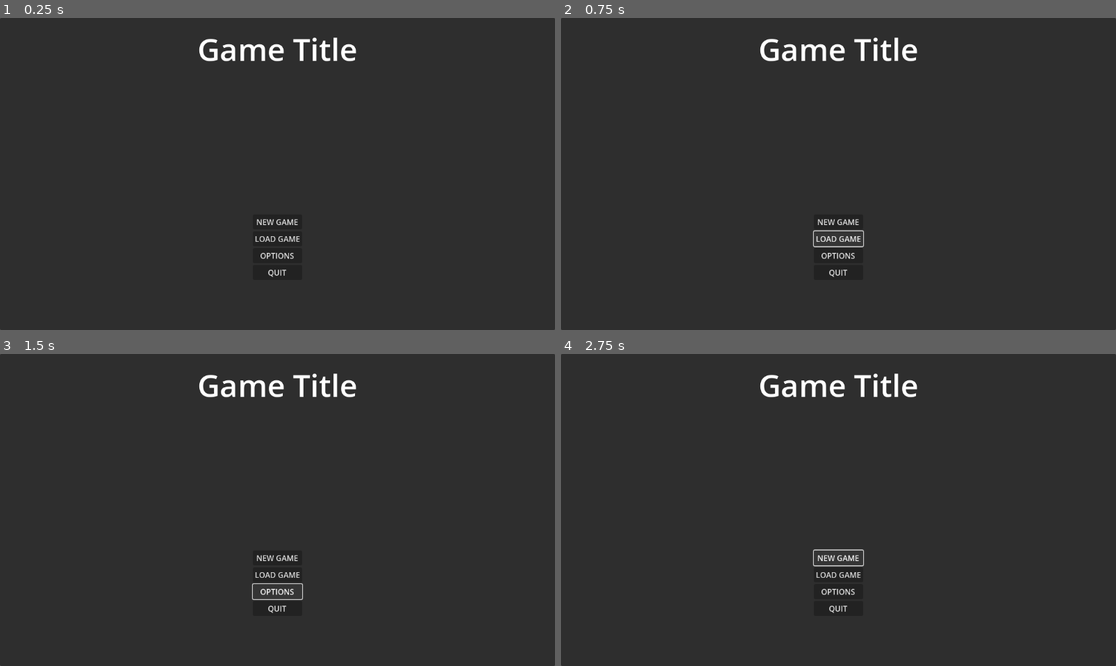
Above: before the commit, frames 1-4 (two rows, left to right).
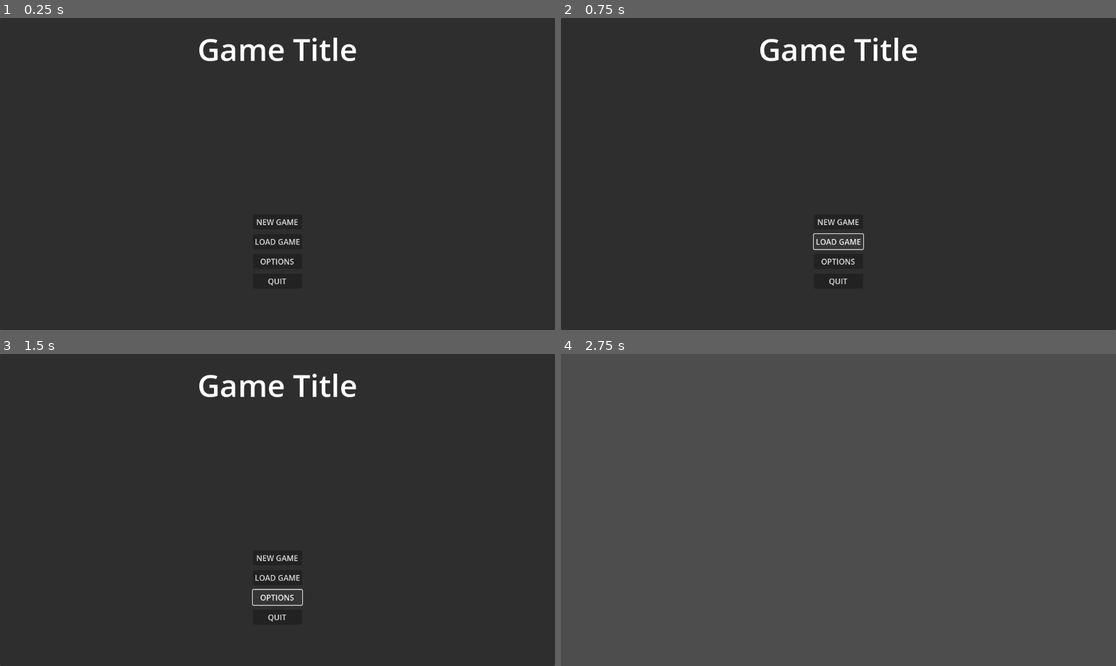
Above: after the commit, the same moments.

Repository: emre-buruk007/Godot-RPG
Game: Godot game, scene res://Scenes/GameScreens/main_menu.tscn
The game is run twice, just before and just after one commit, with the same random seed, the same clock (stepped at 60 frames per second) and the same inputs. Before the commit the project has no main scene; this scene is started directly in both runs.
Inputs:
- Up to frame 1 (0.25 s): no input
- Up to frame 2 (0.75 s): click "LOAD GAME" at 0.5 s
- Up to frame 3 (1.5 s): click "OPTIONS" at 1.25 s
- Up to frame 4 (2.75 s): click "NEW GAME" at 2 s

The runs differ from the first frame. In frame 1, 0.3% of the frame differs, in the area x 45-55%, y 69-86%; in frame 2, 0.5%; in frame 3, 0.5%; in frame 4, 100%, in the area x 0-100%, y 0-100%.

Commit message:
Basic menu functionality 50%

Diff:
--- /dev/null
+++ b/Scenes/GameScreens/Scripts/main_menu.gd
@@ -0,0 +1,27 @@
+extends CanvasLayer
+
+
+# Called when the node enters the scene tree for the first time.
+func _ready():
+	pass # Replace with function body.
+
+
+# Called every frame. 'delta' is the elapsed time since the previous frame.
+func _process(delta):
+	pass
+
+
+func _on_button_new_game_pressed():
+	get_tree().change_scene_to_file("res://Scenes/Maps/world_1.tscn")
+
+
+func _on_button_load_game_pressed():
+	pass # Replace with function body.
+
+
+func _on_button_options_pressed():
+	pass # Replace with function body.
+
+
+func _on_button_quit_pressed():
+	get_tree().quit()
--- a/Scenes/GameScreens/main_menu.tscn
+++ b/Scenes/GameScreens/main_menu.tscn
@@ -1,6 +1,9 @@
-[gd_scene format=3 uid="uid://c3kqjvexf0rdd"]
+[gd_scene load_steps=2 format=3 uid="uid://c3kqjvexf0rdd"]
+
+[ext_resource type="Script" path="res://Scenes/GameScreens/Scripts/main_menu.gd" id="1_frbp4"]
 
 [node name="MainMenu" type="CanvasLayer"]
+script = ExtResource("1_frbp4")
 
 [node name="PanelContainer" type="PanelContainer" parent="."]
 anchors_preset = 15
@@ -32,9 +35,13 @@
 
 [node name="MenuButtons" type="VBoxContainer" parent="PanelContainer/MarginContainer/VBoxContainer/CenterContainer"]
 layout_mode = 2
+focus_neighbor_top = NodePath("ButtonQuit")
+focus_neighbor_bottom = NodePath("ButtonNewGame")
+theme_override_constants/separation = 10
 
 [node name="ButtonNewGame" type="Button" parent="PanelContainer/MarginContainer/VBoxContainer/CenterContainer/MenuButtons"]
 layout_mode = 2
+theme_override_constants/h_separation = 0
 text = "NEW GAME"
 
 [node name="ButtonLoadGame" type="Button" parent="PanelContainer/MarginContainer/VBoxContainer/CenterContainer/MenuButtons"]
@@ -48,3 +55,8 @@
 [node name="ButtonQuit" type="Button" parent="PanelContainer/MarginContainer/VBoxContainer/CenterContainer/MenuButtons"]
 layout_mode = 2
 text = "QUIT"
+
+[connection signal="pressed" from="PanelContainer/MarginContainer/VBoxContainer/CenterContainer/MenuButtons/ButtonNewGame" to="." method="_on_button_new_game_pressed"]
+[connection signal="pressed" from="PanelContainer/MarginContainer/VBoxContainer/CenterContainer/MenuButtons/ButtonLoadGame" to="." method="_on_button_load_game_pressed"]
+[connection signal="pressed" from="PanelContainer/MarginContainer/VBoxContainer/CenterContainer/MenuButtons/ButtonOptions" to="." method="_on_button_options_pressed"]
+[connection signal="pressed" from="PanelContainer/MarginContainer/VBoxContainer/CenterContainer/MenuButtons/ButtonQuit" to="." method="_on_button_quit_pressed"]
--- /dev/null
+++ b/Scenes/Maps/world_1.tscn
@@ -0,0 +1,3 @@
+[gd_scene format=3 uid="uid://c7mgd6gb4dfpd"]
+
+[node name="World_1" type="Node2D"]
--- a/project.godot
+++ b/project.godot
@@ -11,5 +11,6 @@
 [application]
 
 config/name="MyRPG"
+run/main_scene="res://Scenes/GameScreens/main_menu.tscn"
 config/features=PackedStringArray("4.1", "Forward Plus")
 config/icon="res://icon.svg"
